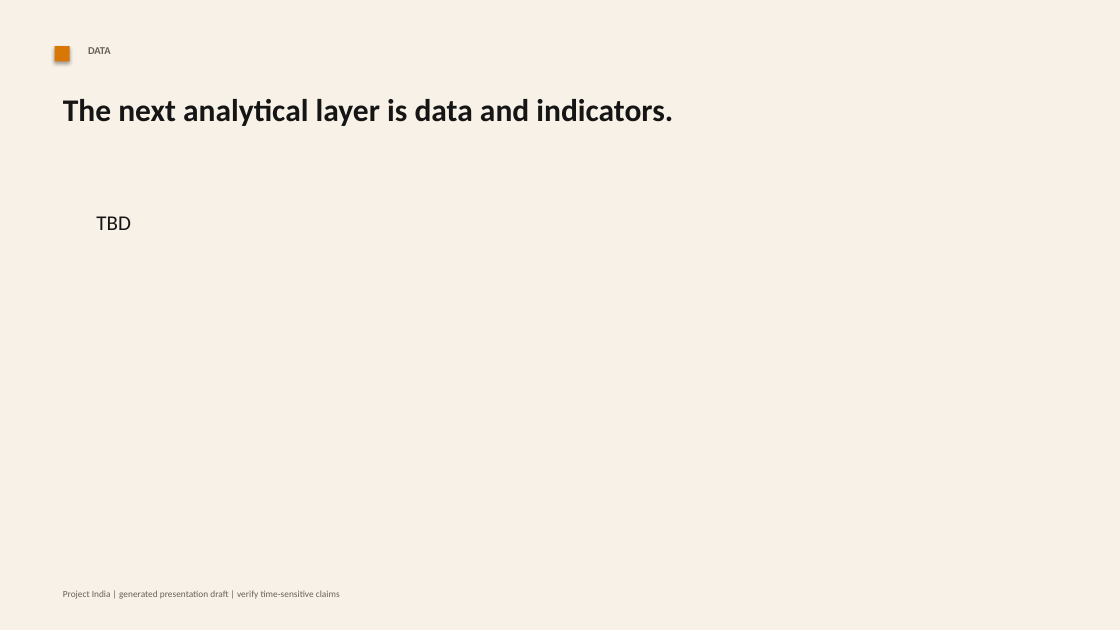
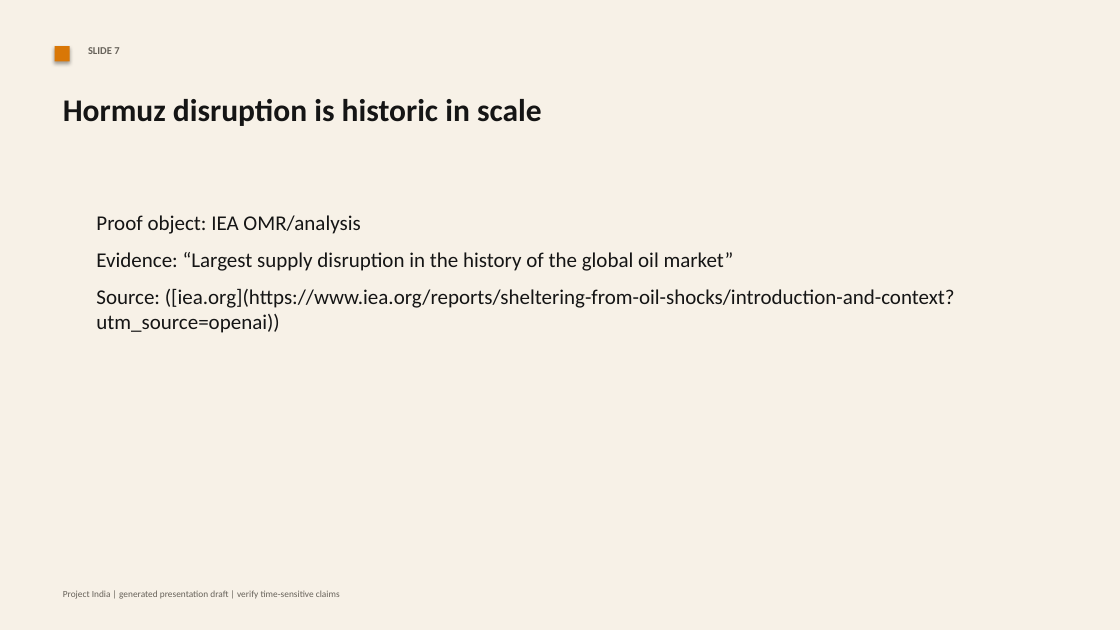
Before and after one commit to knirantar/Project-India, a slide deck: slide 8 of docs/presentations/us-iran-war-2026-generated-deck.pptx (slide 6 before the commit). Drawn at 1120x630 pixels with LibreOffice and Linux fonts; fonts in the diff are those of the drawing. Boxes give left, top, right and bottom in pixels: in the first picture for what was removed or moved away, otherwise in the second. Text is boxed around its words. In the diff, an @@ line names an element or a change of style, - is before the commit and + after.

```diff
--- a/docs/presentations/us-iran-war-2026-generated-deck.pptx
+++ b/docs/presentations/us-iran-war-2026-generated-deck.pptx
@@ text at (x1=88, y1=47, x2=119, y2=54): text changed @@
-DATA
+SLIDE 7
@@ text at (x1=63, y1=99, x2=542, y2=126): text changed @@
-The next analytical layer is data and indicators.
+Hormuz disruption is historic in scale
@@ text at (x1=96, y1=215, x2=955, y2=333): text changed @@
-TBD
+Proof object: IEA OMR/analysis
+Evidence: “Largest supply disruption in the history of the global oil market”
+Source: ([iea.org](https://www.iea.org/reports/sheltering-from-oil-shocks/introduction-and-context?utm_source=openai))
```
Also in this commit, not shown: 8 other slides changed, 4 slides added, 6 other files.
